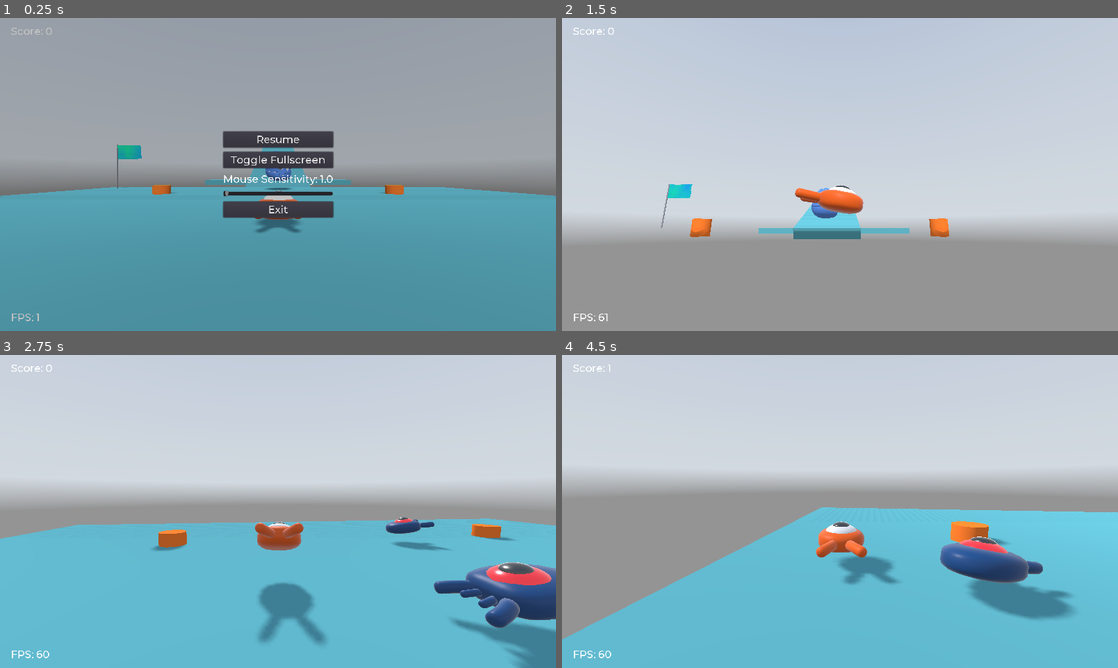
Above: before the commit, frames 1-4 (two rows, left to right).
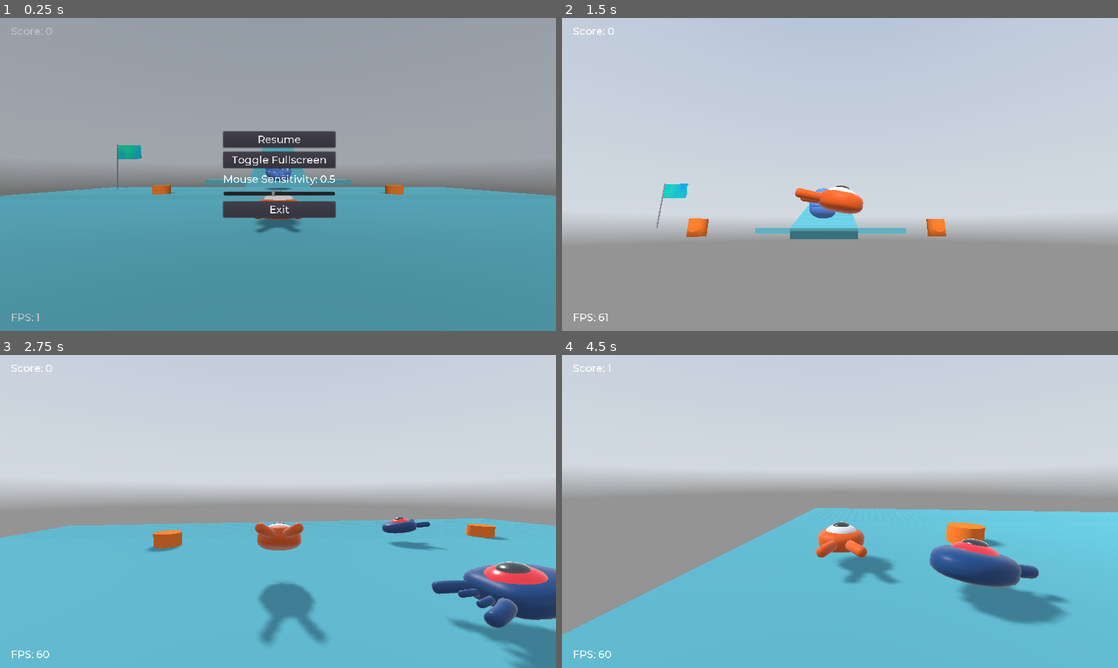
Above: after the commit, the same moments.

Repository: telmotrooper/squash-the-creeps
Game: Godot game, scene res://Main.tscn
Same seed, same stepped clock (60 frames per second), same inputs: the game is played once before the commit and once after it. A sky picture missing from this copy of the repository is replaced by a grey-blue gradient.
Inputs (mouse positions are in pixels of both pictures, inside the frame that each line leads up to):
- Up to frame 1 (0.25 s): no input
- Up to frame 2 (1.5 s): click "Resume" at 0.5 s; tap Enter (ui_accept) at 1.25 s; move the mouse to (962, 158) at 1.27 s; hold Right (move_right) from 1.28 s (still down)
- Up to frame 3 (2.75 s): tap Space (jump) at 1.52, 2.27 s; move the mouse to (250, 511) at 2.02 s; release Right (move_right) at 2.03 s; hold Up (move_forward) from 2.03 s (still down)
- Up to frame 4 (4.5 s): keep holding Up (move_forward); move the mouse to (851, 505) at 2.77 s; move the mouse to (834, 517) at 3.52 s; tap Space (jump) at 3.77 s; move the mouse to (878, 514) at 4.27 s

The runs differ from the first frame. In frame 1, 0.5% of the frame differs, in the area x 40-61%, y 36-64%; in frame 2, 0.5%; in frame 3, 0.9%; in frame 4, 2.7%, in the area x 0-94%, y 48-91%.

Commit message:
Slider working as expected

Diff:
--- a/my-3d-squash-the-creeps/Camera.gd
+++ b/my-3d-squash-the-creeps/Camera.gd
@@ -4,7 +4,6 @@
 var vertical = 0
 var v_min = -70 # Looking up
 var v_max = 15 # Look down
-export var sensitivity = 0.5
 var h_acceleration = 10
 var v_acceleration = 10
 
@@ -15,8 +14,8 @@
 
 func _input(event):
   if event is InputEventMouseMotion:
-    horizontal -= event.relative.x * sensitivity
-    vertical -= event.relative.y * sensitivity
+    horizontal -= event.relative.x * GameState.mouse_sensitivity
+    vertical -= event.relative.y * GameState.mouse_sensitivity
 
 func _physics_process(delta):
   #print(vertical) # It's useful to print the current value when trying to find the proper values for 'min' and 'max'.
--- a/my-3d-squash-the-creeps/GameState.gd
+++ b/my-3d-squash-the-creeps/GameState.gd
@@ -1,3 +1,4 @@
 extends Node
 
 var Audio: Node
+export var mouse_sensitivity := 0.5
--- a/my-3d-squash-the-creeps/Main.tscn
+++ b/my-3d-squash-the-creeps/Main.tscn
@@ -221,7 +221,7 @@
 margin_top = 94.0
 margin_right = 253.0
 margin_bottom = 125.0
-text = "Mouse Sensitivity: 1.0"
+text = "Mouse Sensitivity: "
 
 [node name="SensitivitySlider" type="HSlider" parent="UserInterface/Pause/VBoxContainer"]
 margin_top = 135.0
@@ -263,6 +263,6 @@
 [connection signal="timeout" from="MobTimer" to="." method="_on_MobTimer_timeout"]
 [connection signal="pressed" from="UserInterface/Pause/VBoxContainer/ResumeButton" to="UserInterface/Pause" method="_on_ResumeButton_pressed"]
 [connection signal="pressed" from="UserInterface/Pause/VBoxContainer/ToggleFullscreenButton" to="UserInterface/Pause" method="_on_ToggleFullscreenButton_pressed"]
-[connection signal="value_changed" from="UserInterface/Pause/VBoxContainer/SensitivitySlider" to="Player" method="_on_SensitivitySlider_value_changed"]
+[connection signal="value_changed" from="UserInterface/Pause/VBoxContainer/SensitivitySlider" to="UserInterface/Pause" method="_on_SensitivitySlider_value_changed"]
 [connection signal="pressed" from="UserInterface/Pause/VBoxContainer/ExitButton" to="UserInterface/Pause" method="_on_ExitButton_pressed"]
 [connection signal="body_entered" from="Boundary" to="Boundary" method="_on_Boundary_body_entered"]
--- a/my-3d-squash-the-creeps/Pause.gd
+++ b/my-3d-squash-the-creeps/Pause.gd
@@ -1,4 +1,13 @@
 extends Control
+
+func _ready():
+  $VBoxContainer/SensitivityLabel.text = "Mouse Sensitivity: %.1f" % GameState.mouse_sensitivity
+  $VBoxContainer/SensitivitySlider.value = GameState.mouse_sensitivity
+
+func _on_SensitivitySlider_value_changed(value):
+  GameState.mouse_sensitivity = value
+  $VBoxContainer/SensitivityLabel.text = "Mouse Sensitivity: %.1f" % value
+
 
 func pause():
   get_tree().paused = not get_tree().paused
--- a/my-3d-squash-the-creeps/Player.gd
+++ b/my-3d-squash-the-creeps/Player.gd
@@ -61,6 +61,3 @@
 
 func _on_MobDetector_body_entered(body):
   die()
-
-func _on_SensitivitySlider_value_changed(value):
-  $CameraPivot.sensitivity = value
